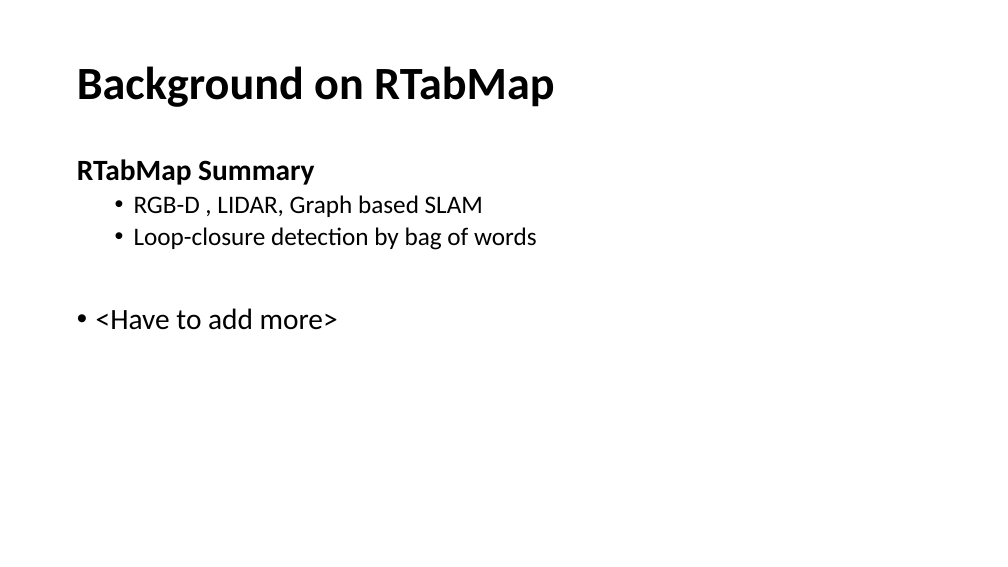
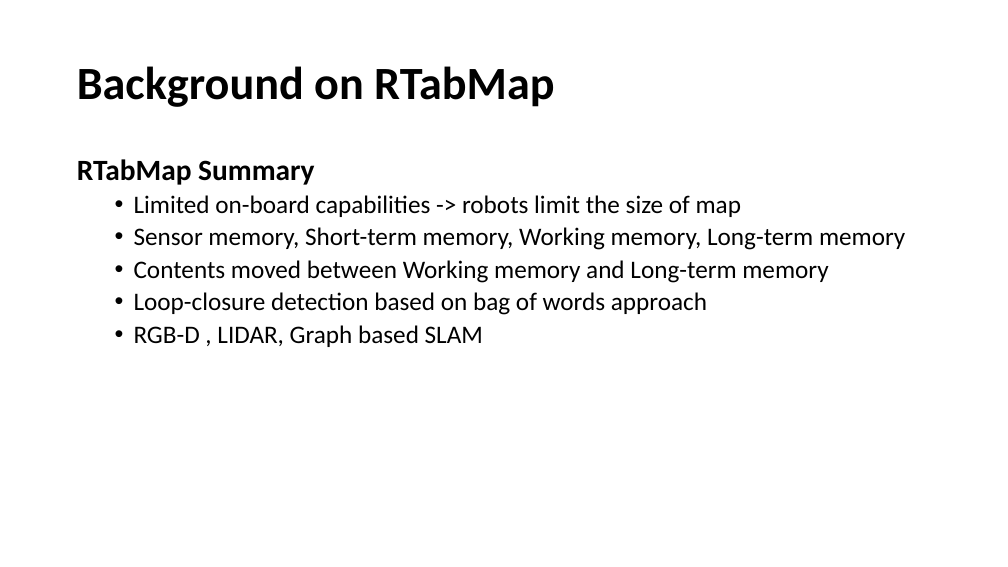
Before and after one commit to venkatsvpr/StorageService, a slide deck: slide 3 of presentation/midSem_Presentation_StorageServices.pptx. Drawn at 1008x567 pixels with LibreOffice and Linux fonts; fonts in the diff are those of the drawing. Boxes give left, top, right and bottom in pixels: in the first picture for what was removed or moved away, otherwise in the second. Text is boxed around its words. In the diff, an @@ line names an element or a change of style, - is before the commit and + after.

```diff
--- a/presentation/midSem_Presentation_StorageServices.pptx
+++ b/presentation/midSem_Presentation_StorageServices.pptx
@@ text at <box>134,195,905,315</box>: paragraphs added @@
+  • Limited on-board capabilities -> robots limit the size of map
+  • Sensor memory, Short-term memory, Working memory, Long-term memory
+  • Contents moved between Working memory and Long-term memory
+  • Loop-closure detection based on bag of words approach
@@ text at <box>96,227,537,330</box>: paragraphs removed @@
-  • Loop-closure detection by bag of words
-• <Have to add more>
```
Also in this commit, not shown: 5 other slides changed, 1 slide added.
